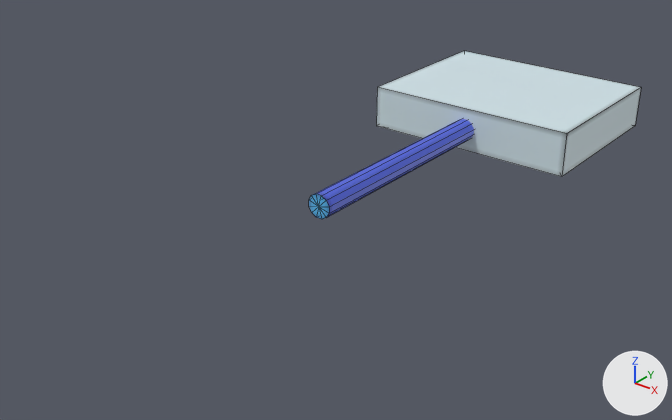
What one commit did to the FBX model microMix/Assets/Team28/Models/Screen Model.fbx.
Rendered twice from a 50 mm lens placed at (134.6, -150.8, 96.1), pointed at (2.4, 14.5, -6.4). Arrows for +X, +Y and +Z are at lower right; the lights stay in place. Mesh edges are drawn as thin lines. Where no turn or scale is listed for an object, it has been applied to the vertices.

The older version as bpy lines, for what is in view:
```python
me_screen = bpy.data.meshes.new('screen')
me_screen.from_pydata(...)  # 68 vertices, 86 faces; spans x 43.8..106.2, y 15.6..131.2, z -7.8..6.3
me_screen.materials.append(mat_screen_texture)  # picture img_screen_texture
ob_screen = bpy.data.objects.new('screen', me_screen)
ob_screen.location = (-68.8, -12.5, 0.0)
```
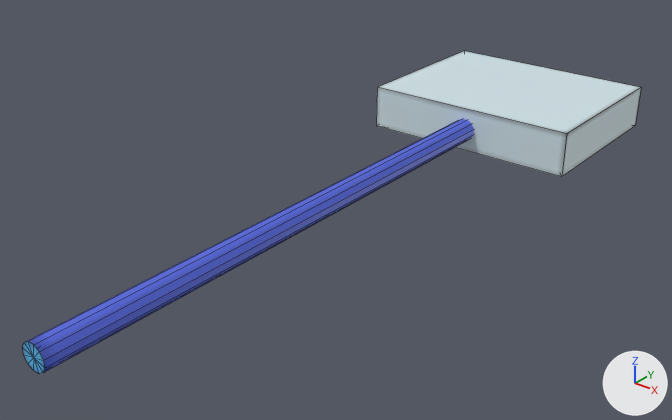
What differs and where, as boxes (x1, y1, x2, y2) in the pictures (672 x 420 px; the box of a moved part takes in the faces that stretch with it):
'screen', reshaped (86% wider, 92% taller): before (309, 52, 640, 219); after (22, 52, 640, 374)
part 1 of me_screen, moved or reshaped: before (309, 119, 474, 219); after (22, 119, 474, 374)

Diff of the bpy script that builds the scene:
```diff
--- a/microMix/Assets/Team28/Models/Screen Model.fbx.py
+++ b/microMix/Assets/Team28/Models/Screen Model.fbx.py
@@ me_screen @@
 me_screen.from_pydata(...)  # 68 vertices, 86 faces; spans x 43.8..106.2, y 15.6..131.2, z -7.8..6.3
 # used by ob_screen; location = (-68.8, -12.5, 0.0)
+# me_screen part 1: all 13 vertices in x 71.9..78.1, y 15.6, z -3.1..3.1 are moved by (0.0, -79.7, 0.0)
 me_screen.materials.append(mat_screen_texture)
```
